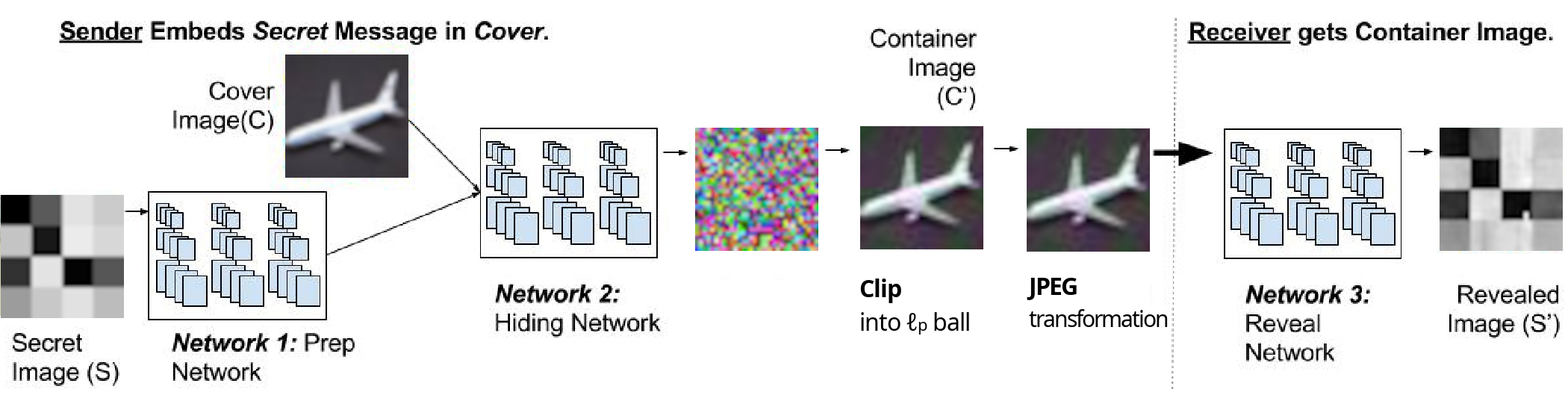
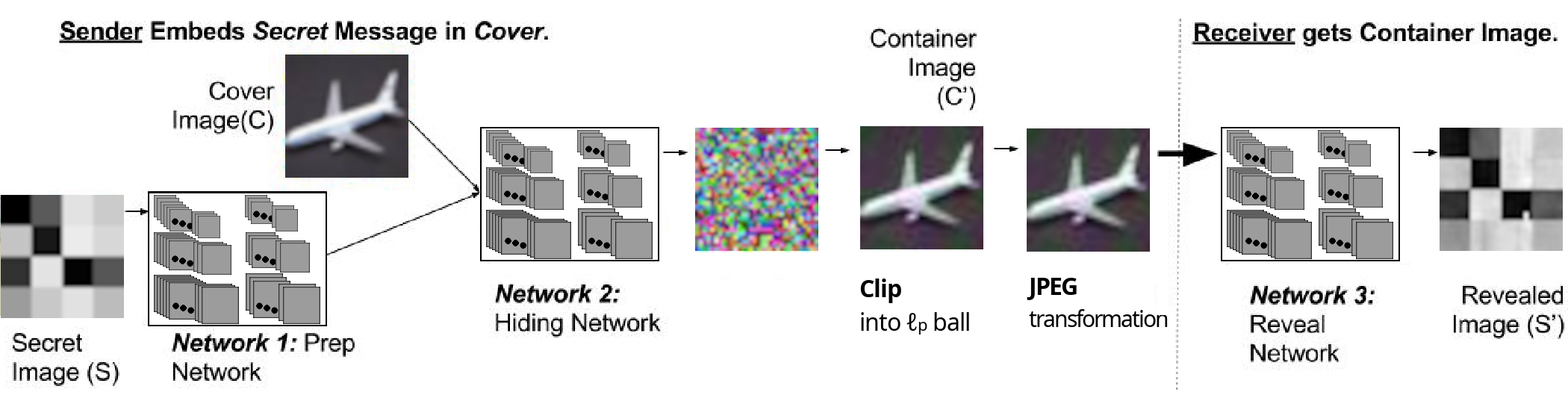
Layered file, before and after one edit (1568 x 395). Changes by layer:
added layer "deep_model.png" above "Pasted Layer" over [1220, 126, 1400, 262]
painted on "Pasted Layer" over [1149, 17, 1568, 390]
added layer "deep_model.png copy" above "cifar10_best-backdoor.png" over [480, 126, 660, 262]
added layer "deep_model.png copy #1" above "cifar10_best_secret.png" over [147, 191, 328, 327]
painted on "Screenshot from 2021-11-08 10-36-31.png" over [156, 126, 658, 314]
